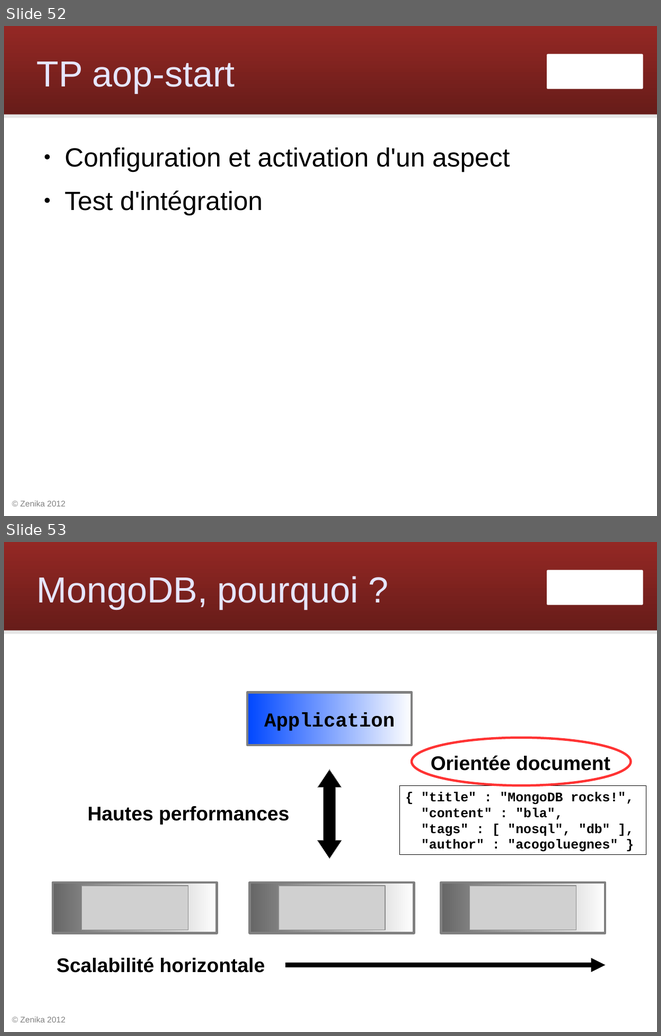
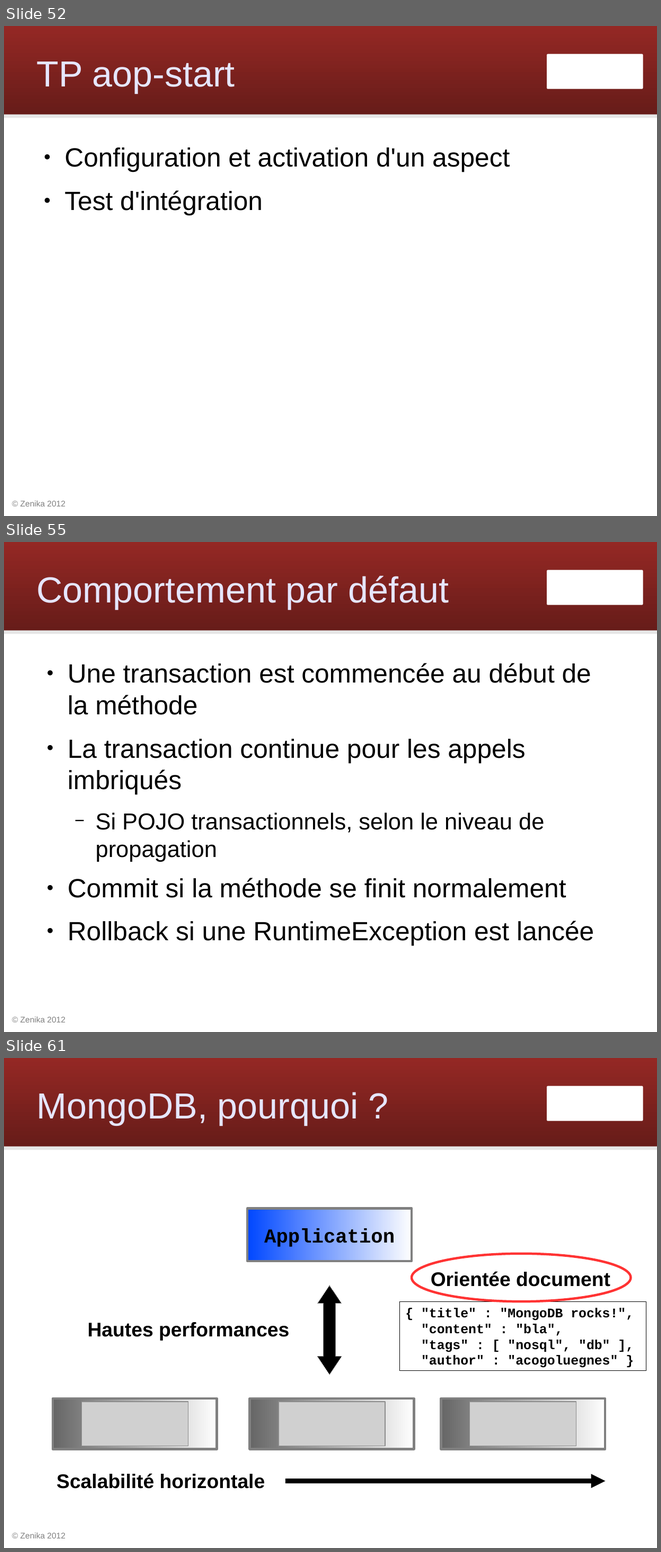
Before and after one commit to Zenika/workshop-spring-core, a slide deck: spring-workshop.odp. Shown one above the other, each under a label of ours: slides 52 and 53 before the commit, slides 52, 55 and 61 after it; the slides between them are not shown. The pictures are 661x1036 and 661x1552 pixels, drawn with LibreOffice and Linux fonts; fonts in the diff are those of the drawing; grey boxes stand for pictures; background and template pictures are left out. Boxes give left, top, right and bottom in pixels: in the first picture for what was removed or moved away, otherwise in the second. Text is boxed around its words. In the diff, an @@ line names an element or a change of style, - is before the commit and + after.

Commit message:
slides transaction

```diff
--- a/spring-workshop.odp
+++ b/spring-workshop.odp
@@ slide 55 added at bbox=[4, 542, 657, 1032], background #FFFFFF; not listed: 4 template elements that a slide beside it also shows @@
@@ title added at bbox=[37, 575, 449, 609], 44 pt, text #E6E6FF @@
+Comportement par défaut
@@ text added at bbox=[68, 663, 594, 945], 32 pt, text #000000 @@
+● Une transaction est commencée au début de la méthode
+● La transaction continue pour les appels imbriqués
+  − Si POJO transactionnels, selon le niveau de propagation
+● Commit si la méthode se finit normalement
+● Rollback si une RuntimeException est lancée
@@ what was slide 53 is now slide 61 @@
```
Also in this commit, not shown: 7 other slides added.
